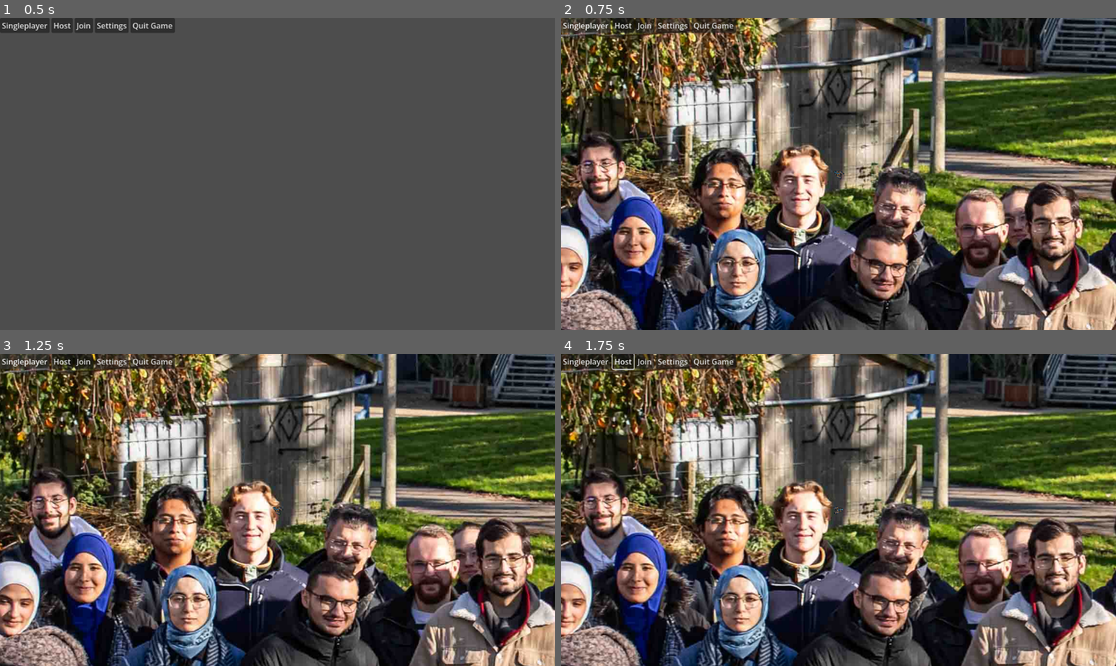
Above: before the commit, frames 1-4 (two rows, left to right).
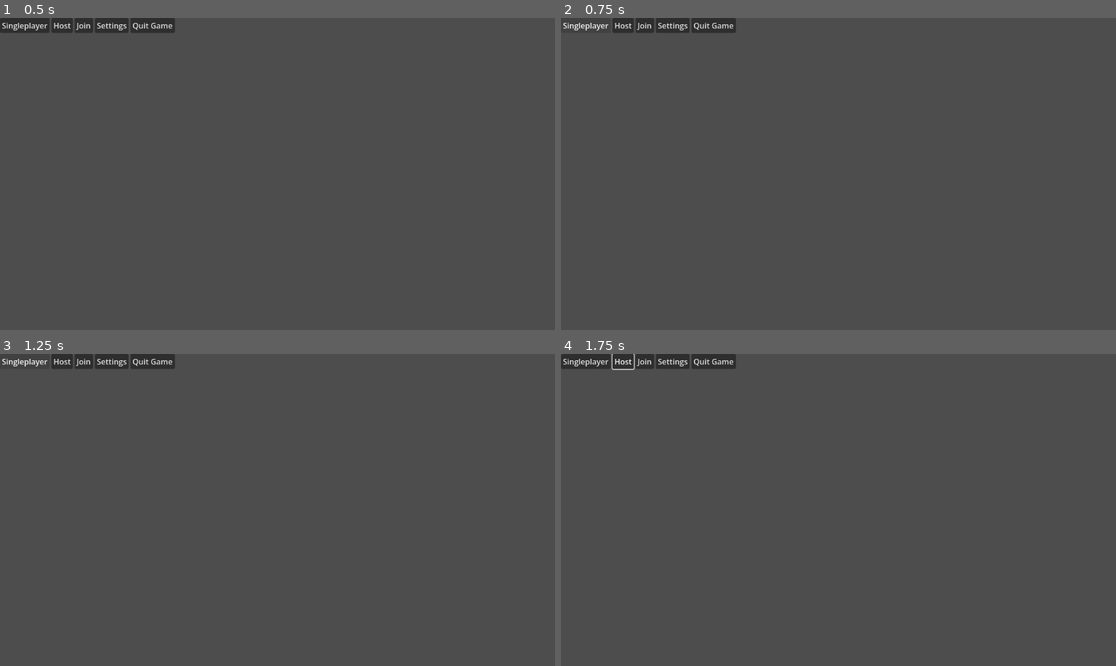
Above: after the commit, the same moments.

Repository: LiamRICE/functional-multiplayer-test-01
Game: Godot game, scene res://multiplayer.tscn
Same seed, same stepped clock (60 frames per second), same inputs: the game is played once before the commit and once after it.
Inputs (mouse positions are in pixels of both pictures, inside the frame that each line leads up to):
- Up to frame 1 (0.5 s): no input
- Up to frame 2 (0.75 s): click "Singleplayer" at 0.5 s
- Up to frame 3 (1.25 s): no input
- Up to frame 4 (1.75 s): move the mouse to (960, 494) at 1.27 s; hold Right (ui_right) from 1.28 s (still down)

Frame 1 is identical in both runs. In frame 2, 87% of the frame differs, in the area x 0-100%, y 0-100%; in frame 3, 87%; in frame 4, 87%.
Error after the commit: Parse Error: Identifier "Steam" not declared in the current scope. (res://multiplayer.gd:24)

Commit message:
Added GodotSteam extension, and began preparing for Steam lobby system implementation

Diff:
--- a/multiplayer.gd
+++ b/multiplayer.gd
@@ -20,6 +20,9 @@
 	multiplayer.server_disconnected.connect(_on_disconnection)
 	multiplayer.connection_failed.connect(_on_connection_failed)
 	multiplayer.connected_to_server.connect(_on_connection_successful)
+
+	print("Steam initialised: ", Steam.steamInit(480, true))
+	Steam.initRelayNetworkAccess()
 
 
 func _on_host_pressed() -> void:
@@ -125,5 +128,5 @@
 
 
 func _on_quit_game_button_pressed() -> void:
-	#get_tree().quit()
 	print("Quit button pressed")
+	get_tree().quit()
--- a/project.godot
+++ b/project.godot
@@ -31,3 +31,10 @@
 [rendering]
 
 rendering_device/driver.windows="d3d12"
+
+[steam]
+
+initialization/app_id=480
+initialization/initialize_on_startup=false
+initialization/embed_callbacks=false
+multiplayer_peer/max_channels=4
Not shown, added: addons/godotsteam/godotsteam.gdextension.uid
Not shown, added: addons/godotsteam/androidarm64/libgodotsteam.android.template_debug.arm64.so
Not shown, added: addons/godotsteam/androidarm64/libgodotsteam.android.template_release.arm64.so
Not shown, added: addons/godotsteam/androidarm64/libsteam_api.so
Not shown, added: addons/godotsteam/godotsteam.gdextension
Not shown, added: addons/godotsteam/license.md
Not shown, added: addons/godotsteam/linux32/libgodotsteam.linux.template_debug.x86_32.so
Not shown, added: addons/godotsteam/linux32/libgodotsteam.linux.template_release.x86_32.so
Not shown, added: addons/godotsteam/linux32/libsteam_api.so
Not shown, added: addons/godotsteam/linux64/libgodotsteam.linux.template_debug.x86_64.so
Not shown, added: addons/godotsteam/linux64/libgodotsteam.linux.template_release.x86_64.so
Not shown, added: addons/godotsteam/linux64/libsteam_api.so
(and 13 more such lines)
